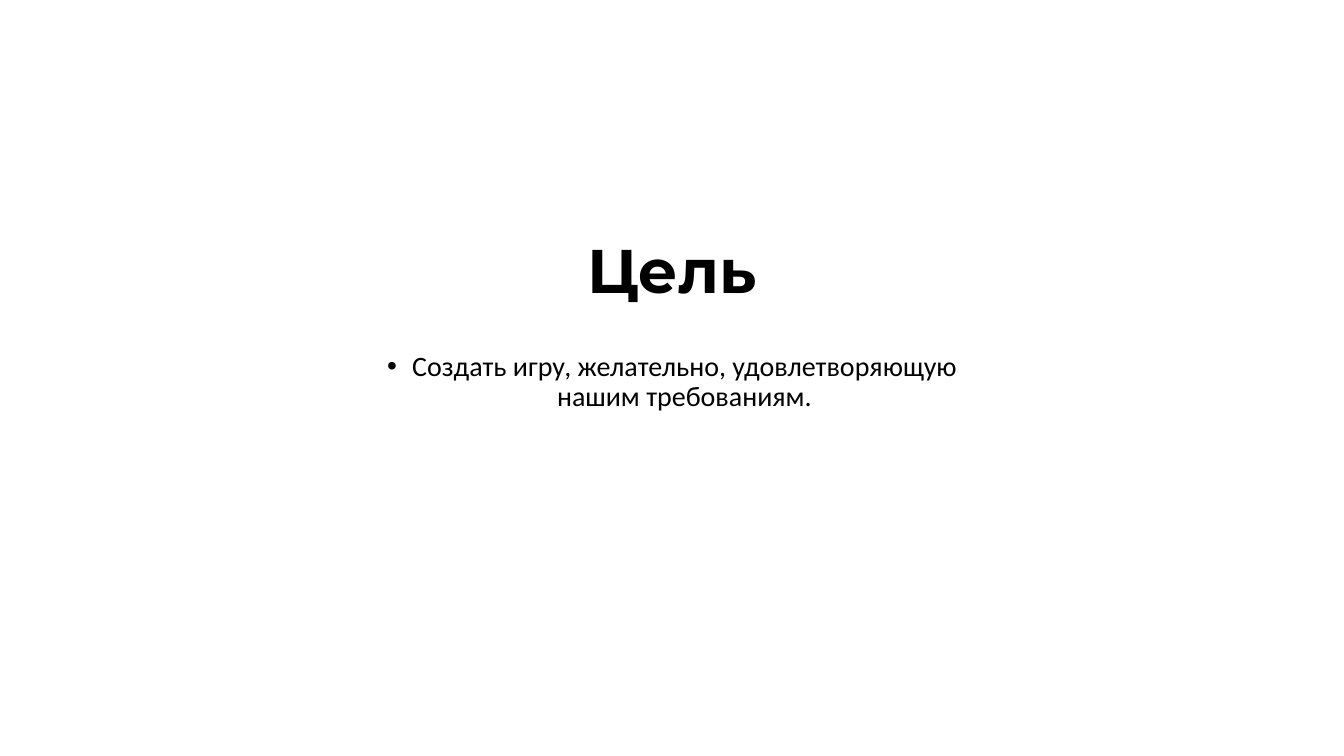
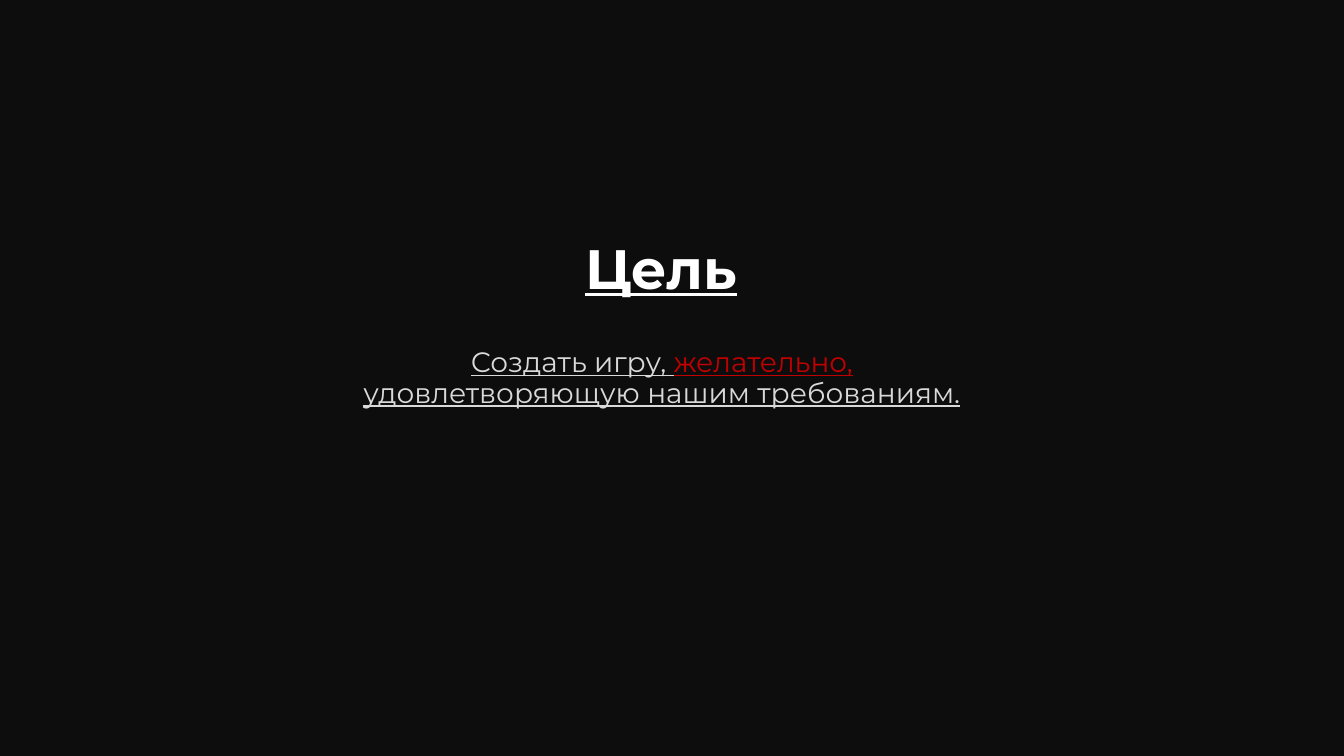
Before and after one commit to Batonchi/gameProject, a slide deck: slide 3 of проект ял2.pptx. Drawn at 1344x756 pixels with LibreOffice and Linux fonts; fonts in the diff are those of the drawing. Boxes give left, top, right and bottom in pixels: in the first picture for what was removed or moved away, otherwise in the second. Text is boxed around its words. In the diff, an @@ line names an element or a change of style, - is before the commit and + after.

```diff
--- a/проект ял2.pptx
+++ b/проект ял2.pptx
@@ background #FFFFFF to #0D0D0D @@
@@ title "Цель" at (x1=585, y1=250, x2=737, y2=298): size 44 to 39.6 pt, text colour #000000 to #FFFFFF, underline on @@
@@ text "Создать игру, желательно, удовлетворяющую нашим ..." moved from (x1=412, y1=358, x2=956, y2=411) to (x1=363, y1=352, x2=960, y2=409) @@
@@ text "Создать игру, желательно, удовлетворяющую нашим ..." at (x1=363, y1=352, x2=960, y2=409): font Calibri to Montserrat, underline on; text colour #000000 to #D9D9D9 in "Создать игру, удовлетворяющую нашим требованиям."; text colour #000000 to #C00000 in "желательно,"; bullet • to none @@
```
Also in this commit, not shown: 6 other slides changed, 4 slides added, 4 slides removed, 1 other file.
